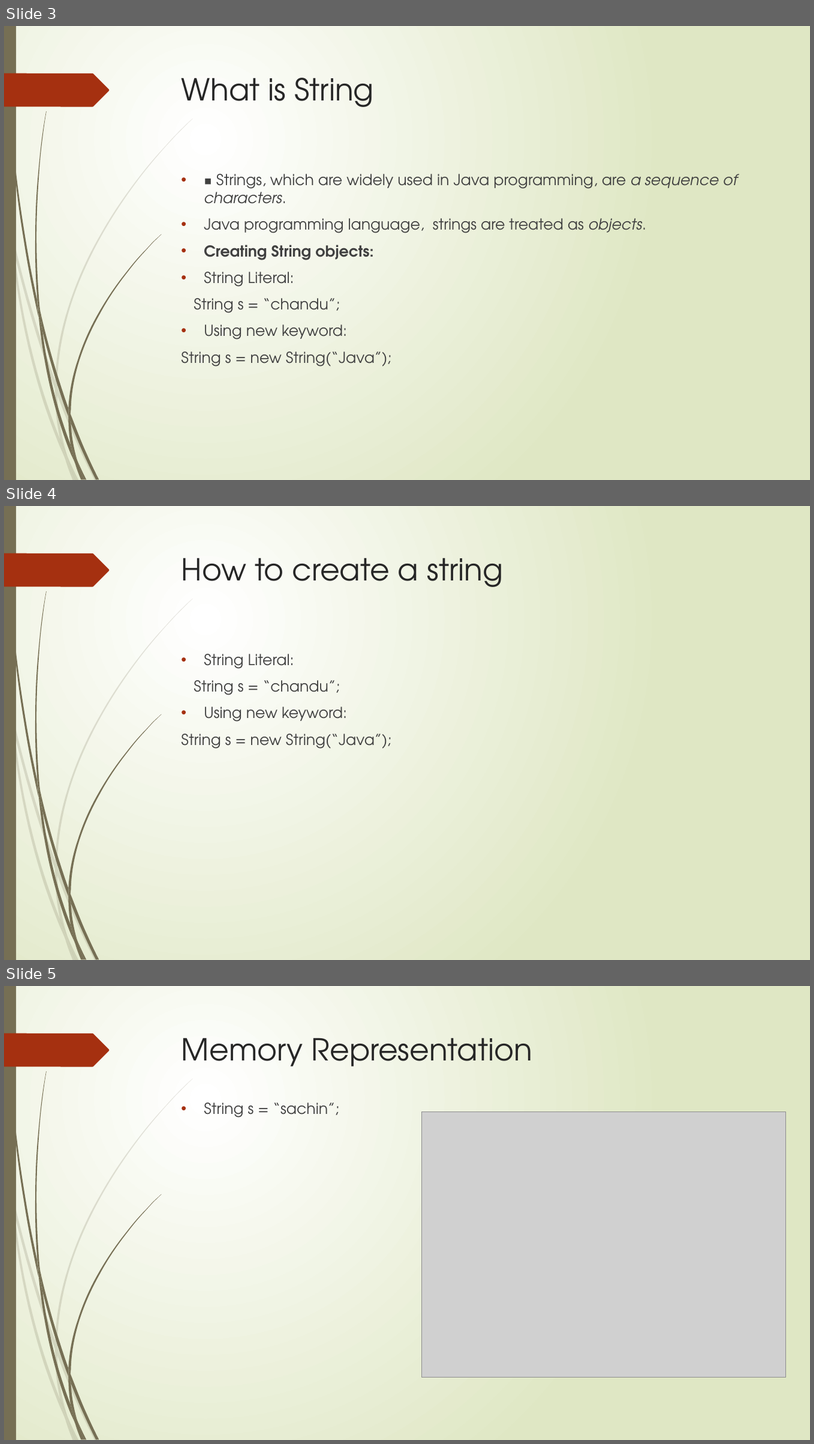
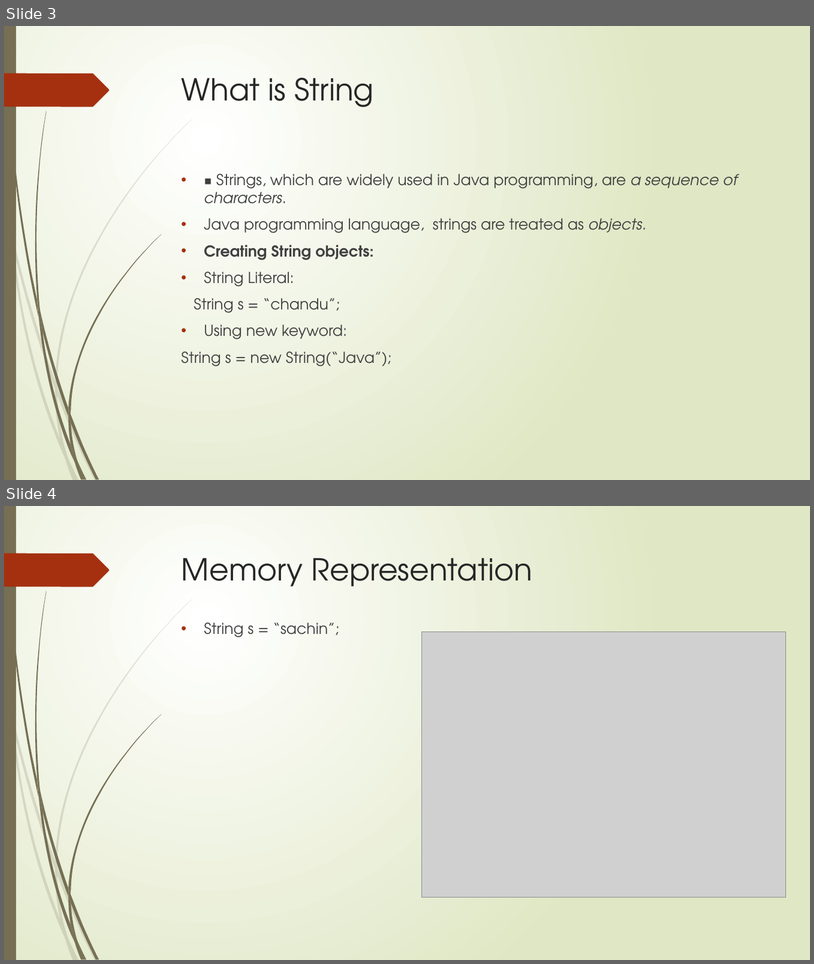
Before and after one commit to chandradeepk1617/ppt, a slide deck: New Microsoft PowerPoint Presentation (2).pptx. Shown one above the other, each under a label of ours: slides 3, 4 and 5 before the commit, slides 3 and 4 after it. The pictures are 814x1444 and 814x964 pixels, drawn with LibreOffice and Linux fonts; fonts in the diff are those of the drawing; grey boxes stand for pictures. Boxes give left, top, right and bottom in pixels: in the first picture for what was removed or moved away, otherwise in the second. Text is boxed around its words. In the diff, an @@ line names an element or a change of style, - is before the commit and + after.

```diff
--- a/New Microsoft PowerPoint Presentation (2).pptx
+++ b/New Microsoft PowerPoint Presentation (2).pptx
@@ slide 4 removed at [4, 506, 810, 960], background gradient #FFFFFF to #DFE8C4; not listed: 24 template elements that a slide beside it also shows @@
@@ title removed at [182, 558, 503, 587] @@
-How to create a string
@@ text removed at [181, 654, 392, 748] @@
-• String Literal:
-String s = “chandu”;
-• Using new keyword:
-String s = new String(“Java”);
@@ what was slide 5 is now slide 4 @@
```
Also in this commit, not shown: 2 slides changed, 2 slides added, 1 other slide removed.
